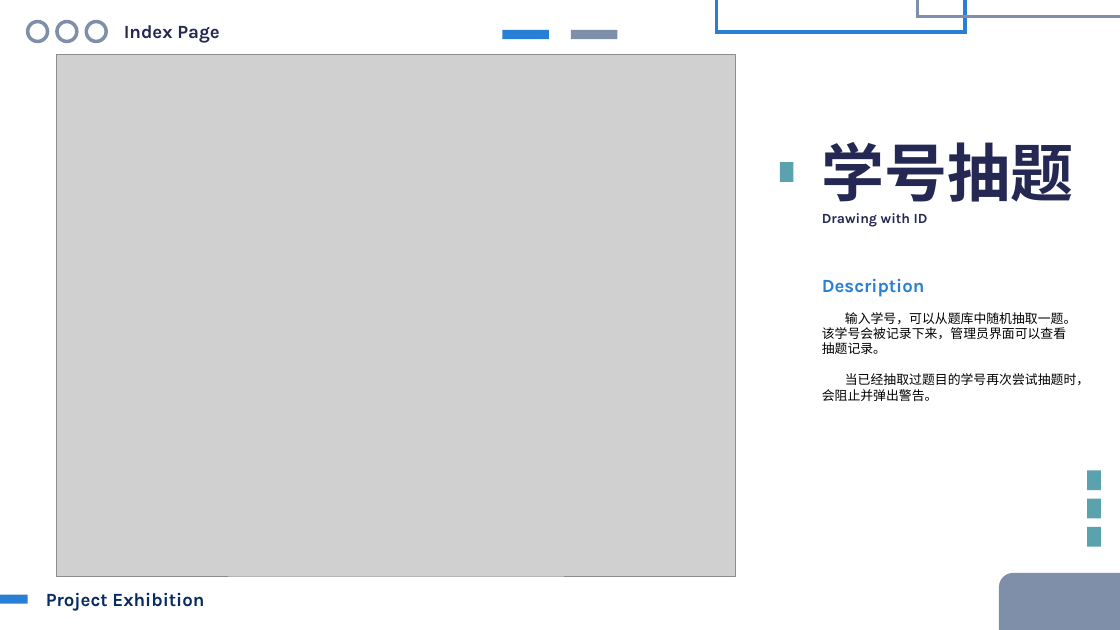
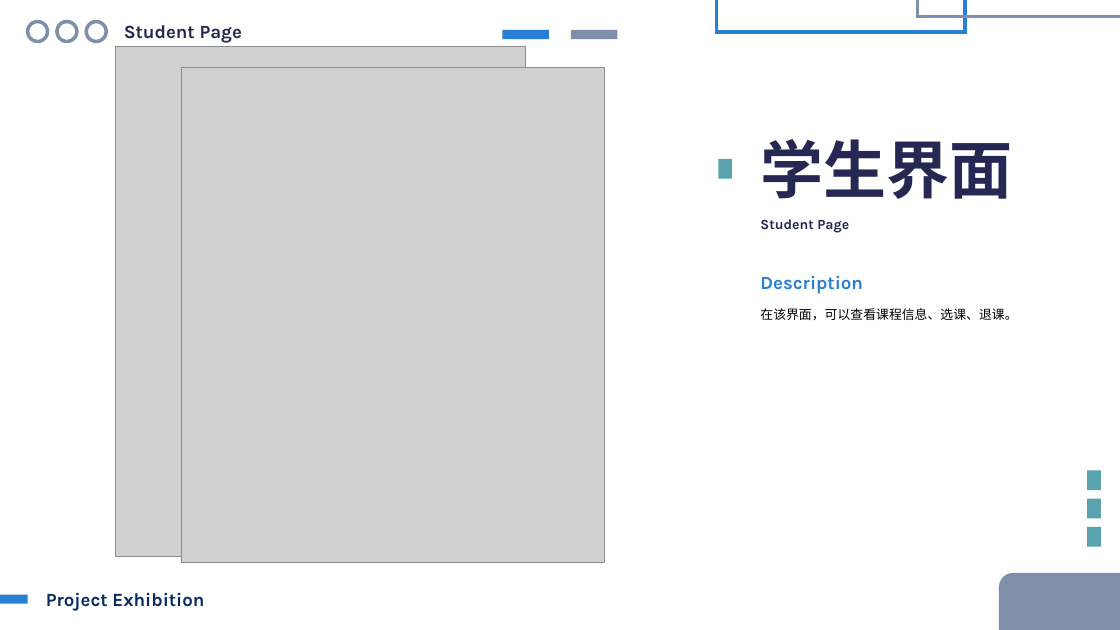
Before and after one commit to HoshiMeisa/Course-Selection-System, a slide deck: slide 4 of ThesisDefense.pptx (slide 5 before the commit). Drawn at 1120x630 pixels with LibreOffice and Linux fonts; fonts in the diff are those of the drawing; grey boxes stand for pictures. Boxes give left, top, right and bottom in pixels: in the first picture for what was removed or moved away, otherwise in the second. Text is boxed around its words. In the diff, an @@ line names an element or a change of style, - is before the commit and + after.

Commit message:
add new code

```diff
--- a/ThesisDefense.pptx
+++ b/ThesisDefense.pptx
@@ text at (124, 25, 242, 43): text changed @@
-Index Page
+Student Page
@@ picture added at (116, 47, 526, 556) @@
@@ picture: place and size @@
-picture at (57, 55, 736, 576)
+picture at (181, 68, 605, 563)
@@ text at (760, 139, 1012, 199): text changed @@
-学号抽题
+学生界面
@@ rectangle: place and size @@
-rectangle at (780, 162, 793, 182)
+rectangle at (718, 159, 732, 179)
@@ text at (760, 219, 849, 233): text changed @@
-Drawing with ID
+Student Page
@@ text "Description": place and size @@
-text "Description" at (822, 279, 925, 297)
+text "Description" at (760, 276, 863, 294)
@@ text at (760, 308, 1017, 320): text changed @@
-输入学号，可以从题库中随机抽取一题。该学号会被记录下来，管理员界面可以查看抽题记录。
-当已经抽取过题目的学号再次尝试抽题时，会阻止并弹出警告。
+在该界面，可以查看课程信息、选课、退课。
```
Also in this commit, not shown: 2 other slides changed, 1 slide added, 9 slides removed.
